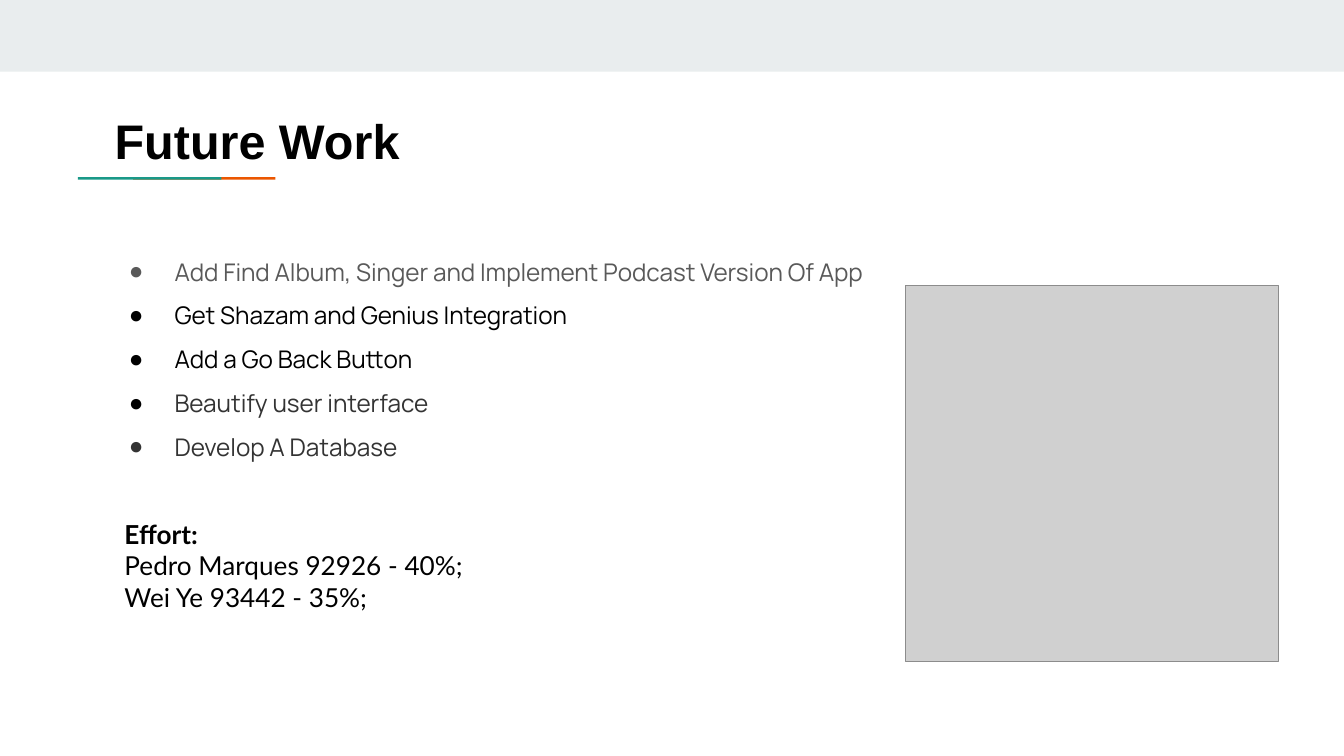
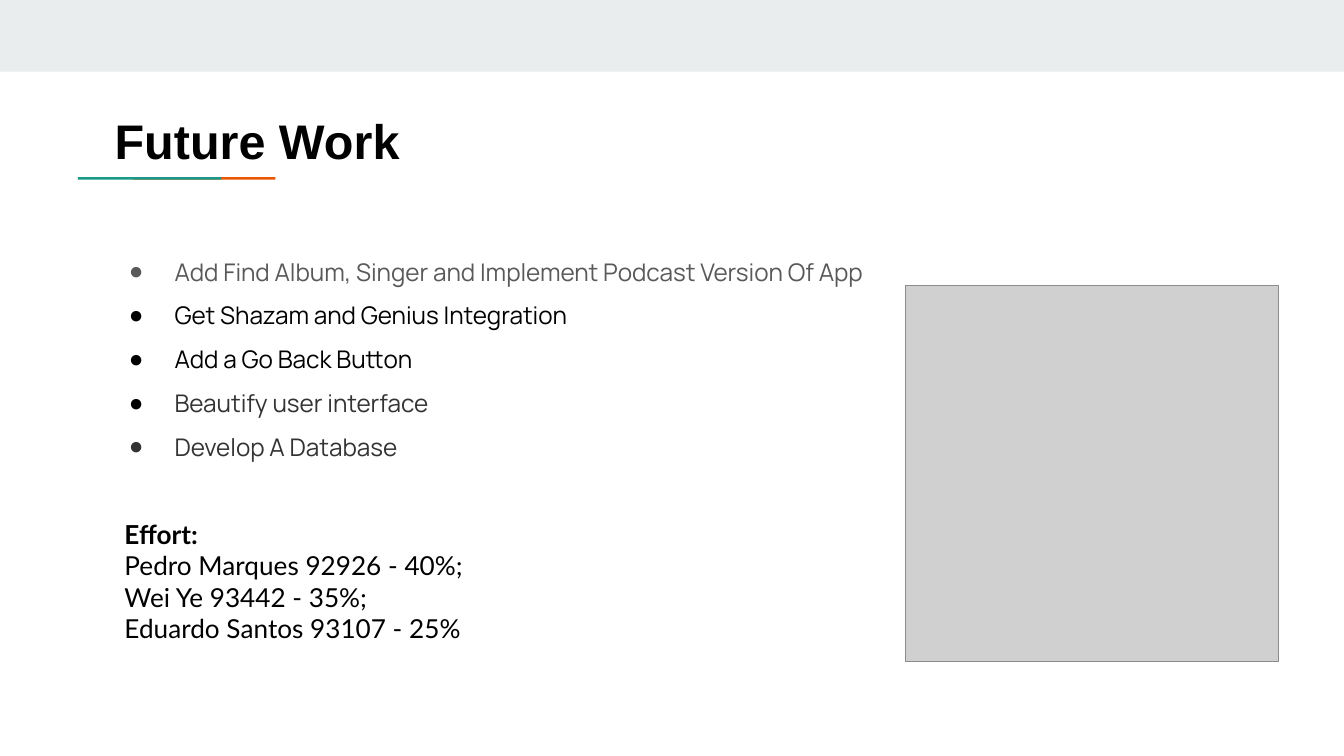
Before and after one commit to eduardosantoshf/IHCProject, a slide deck: slide 21 of FinalPresentation.pptx. Drawn at 1344x756 pixels with LibreOffice and Linux fonts; fonts in the diff are those of the drawing; grey boxes stand for pictures. Boxes give left, top, right and bottom in pixels: in the first picture for what was removed or moved away, otherwise in the second. Text is boxed around its words. In the diff, an @@ line names an element or a change of style, - is before the commit and + after.

Commit message:
Final Presentation

```diff
--- a/FinalPresentation.pptx
+++ b/FinalPresentation.pptx
@@ text at bbox=[124, 618, 460, 639]: paragraph added @@
+Eduardo Santos 93107 - 25%
```
